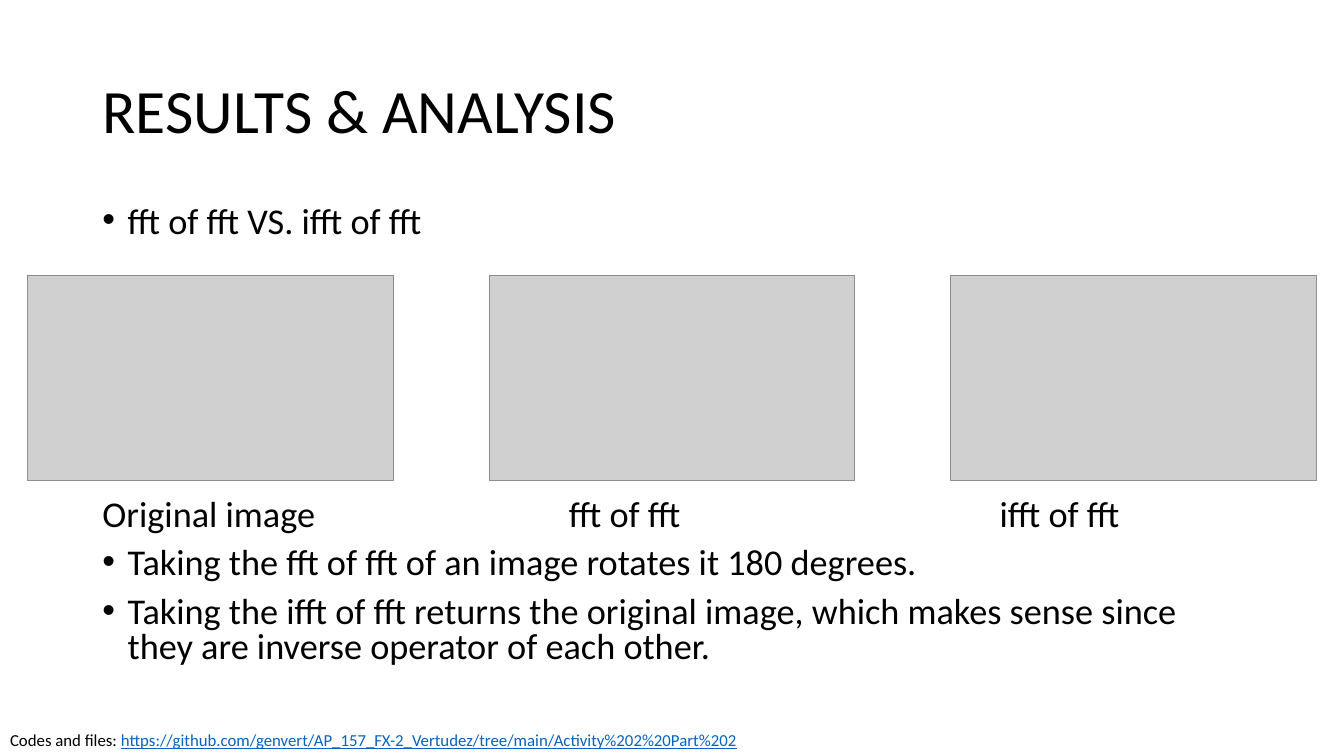
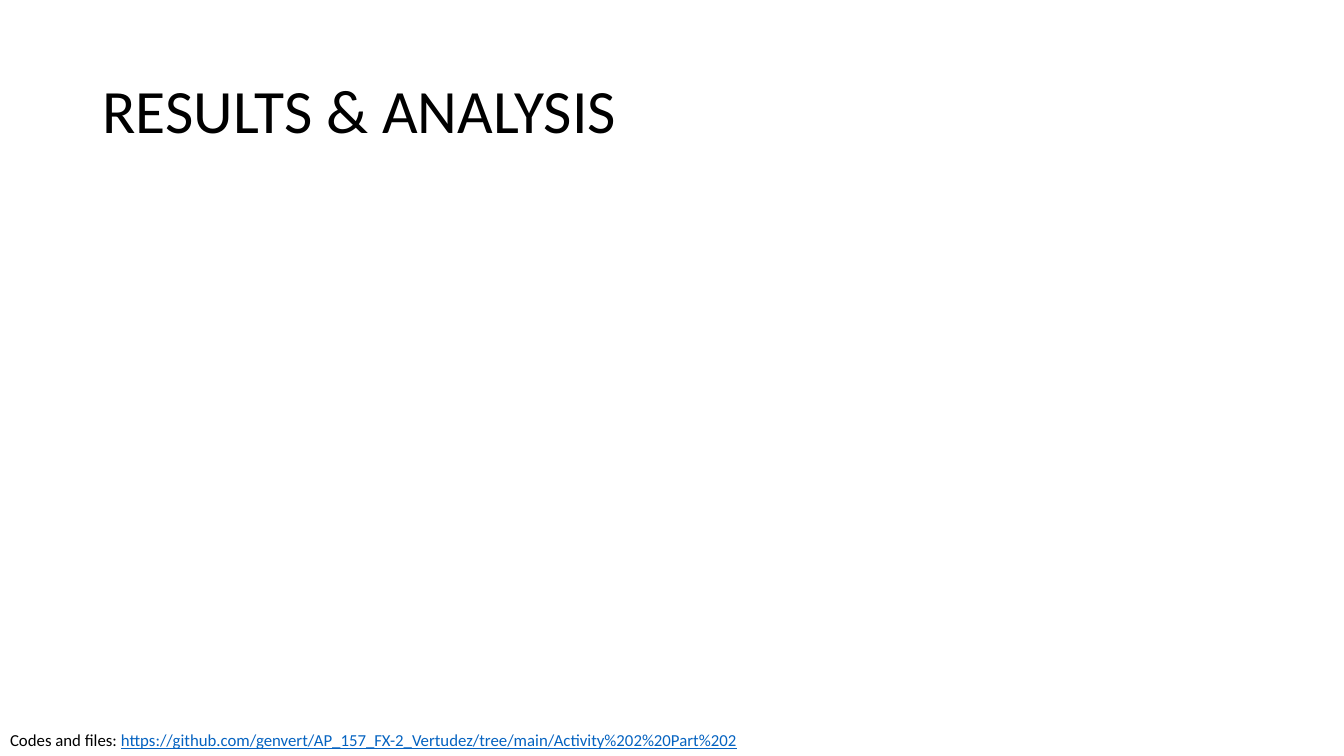
Before and after one commit to genvert/AP_157_FX-2_Vertudez, a slide deck: slide 5 of Activity 2 Part 2/Vertudez_Activity_2_Part_2_Report.pptx. Drawn at 1344x756 pixels with LibreOffice and Linux fonts; fonts in the diff are those of the drawing; grey boxes stand for pictures. Boxes give left, top, right and bottom in pixels: in the first picture for what was removed or moved away, otherwise in the second. Text is boxed around its words. In the diff, an @@ line names an element or a change of style, - is before the commit and + after.

```diff
--- a/Activity 2 Part 2/Vertudez_Activity_2_Part_2_Report.pptx
+++ b/Activity 2 Part 2/Vertudez_Activity_2_Part_2_Report.pptx
@@ text removed at [102, 209, 1176, 665] @@
-• fft of fft VS. ifft of fft
-Original image fft of fft ifft of fft
-• Taking the fft of fft of an image rotates it 180 degrees.
-• Taking the ifft of fft returns the original image, which makes sense since they are inverse operator of each other.
@@ picture removed at [28, 275, 394, 481] @@
@@ picture removed at [489, 275, 855, 481] @@
@@ picture removed at [951, 275, 1317, 481] @@
```
Also in this commit, not shown: 4 other slides changed, 4 slides added, 5 other files.
